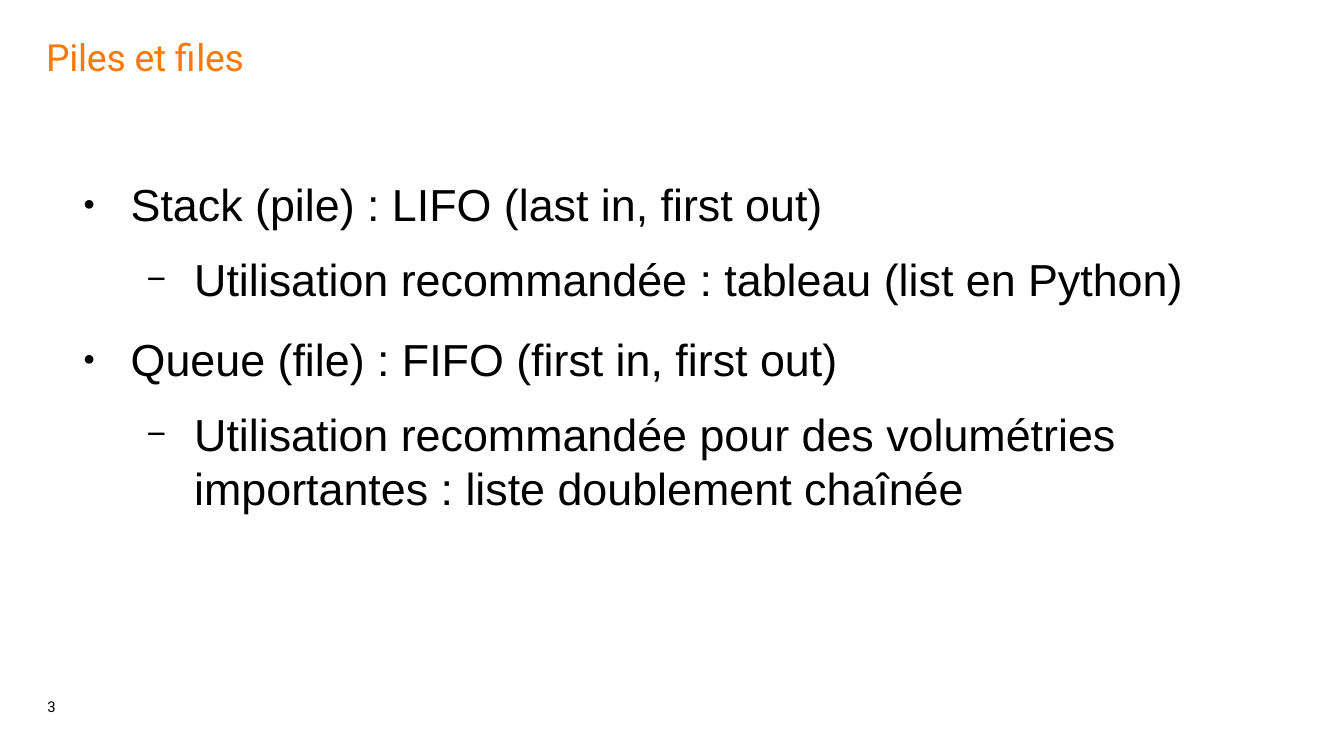
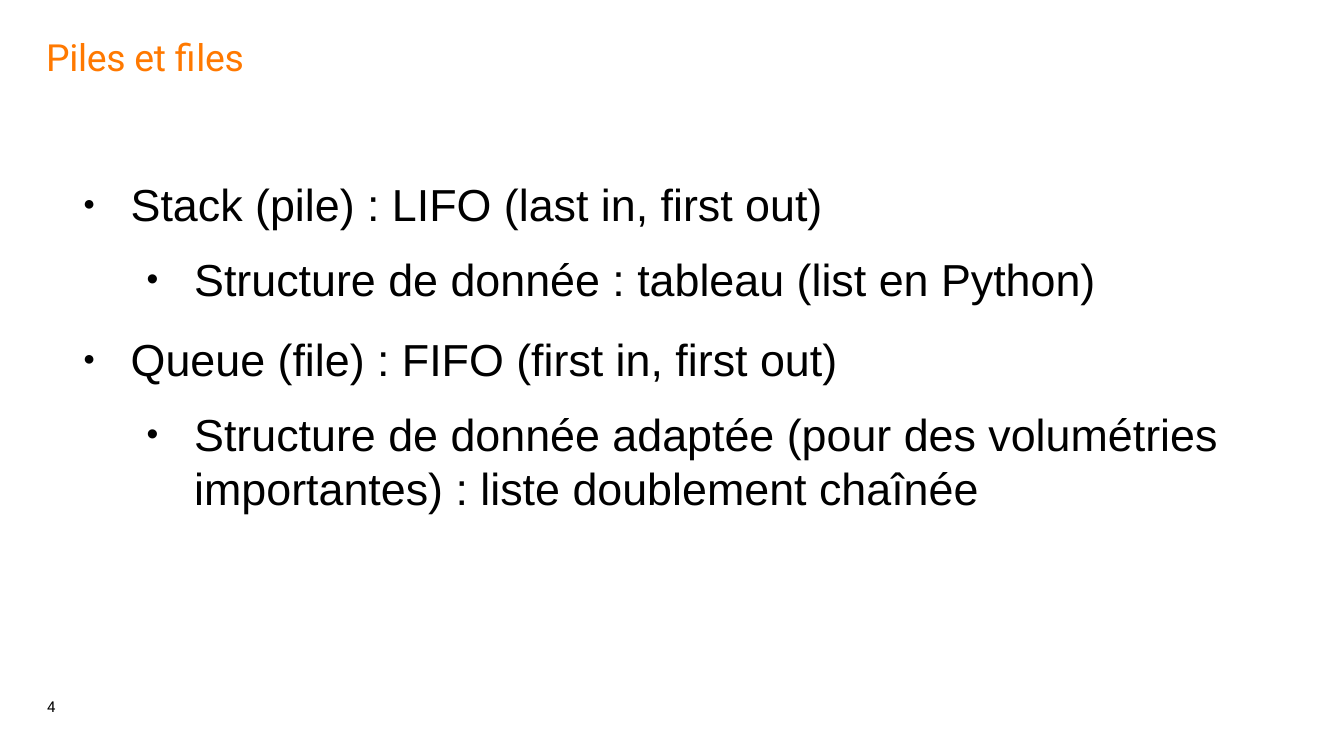
Before and after one commit to gelineau/cours-algo-bsi, a slide deck: slide 4 of 2023-2024/synthèses de cours/structures de données.pptx (slide 3 before the commit). Drawn at 1344x756 pixels with LibreOffice and Linux fonts; fonts in the diff are those of the drawing. Boxes give left, top, right and bottom in pixels: in the first picture for what was removed or moved away, otherwise in the second. Text is boxed around its words. In the diff, an @@ line names an element or a change of style, - is before the commit and + after.

```diff
--- a/2023-2024/synthèses de cours/structures de données.pptx
+++ b/2023-2024/synthèses de cours/structures de données.pptx
@@ text at (194, 263, 1095, 305): text changed @@
-  − Utilisation recommandée : tableau (list en Python)
+  • Structure de donnée : tableau (list en Python)
@@ text at (194, 418, 1217, 514): text changed @@
-  − Utilisation recommandée pour des volumétries importantes : liste doublement chaînée
+  • Structure de donnée adaptée (pour des volumétries importantes) : liste doublement chaînée
@@ page number at (47, 701, 55, 712): text changed @@
-3
+4
```
Also in this commit, not shown: 1 other slide changed, 1 slide added, 10 other files.
